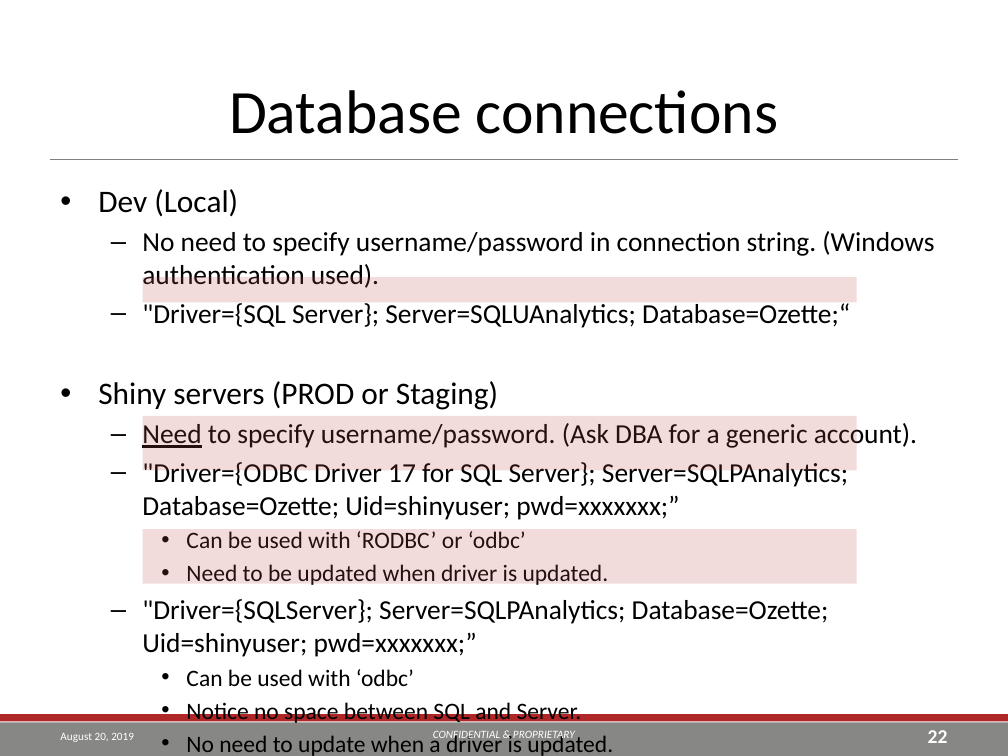
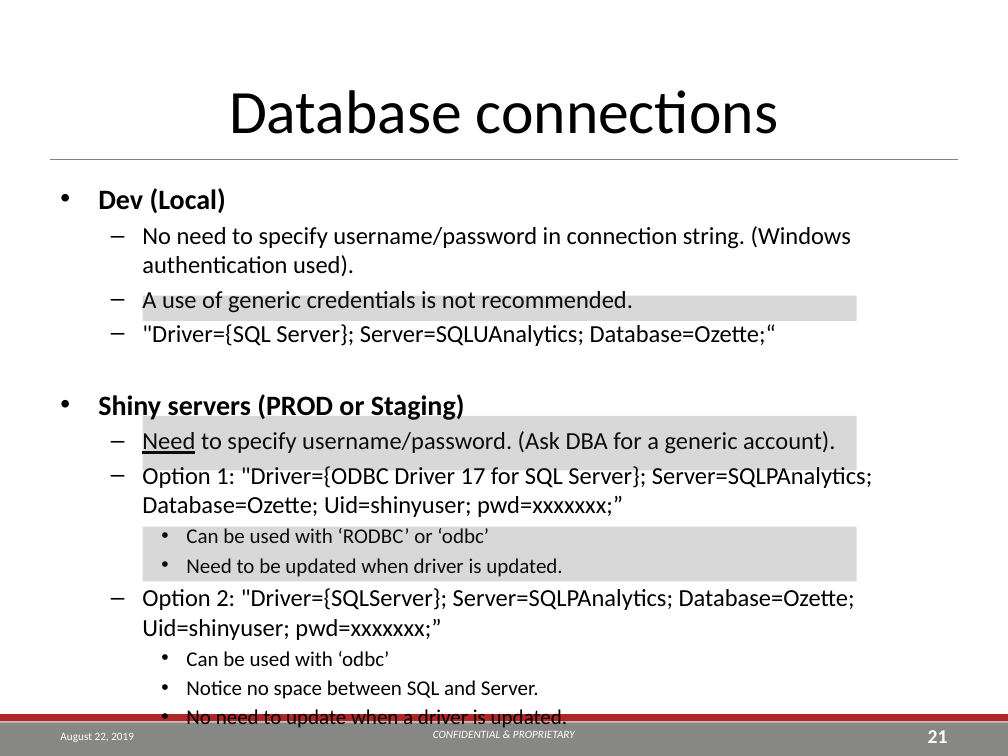
Before and after one commit to TEA-Analytics/ShinyWorkshop, a slide deck: slide 21 of Day 2.pptx (slide 22 before the commit). Drawn at 1008x756 pixels with LibreOffice and Linux fonts; fonts in the diff are those of the drawing; background and template pictures are left out. Boxes give left, top, right and bottom in pixels: in the first picture for what was removed or moved away, otherwise in the second. Text is boxed around its words. In the diff, an @@ line names an element or a change of style, - is before the commit and + after.

```diff
--- a/Day 2.pptx
+++ b/Day 2.pptx
@@ text at [98,188,851,699]: size 22.4 to 20 pt, bold on in "Dev (Local)", "Shiny servers (PROD or Staging)"; size 19.6 to 17.5 pt in "No need to specify username/password in connection ...", ""Driver={SQL Server}; Server=SQLUAnalytics; Database=Ozette; ...", "Need to specify username/password. (Ask DBA for ..."; size 16.8 to 15 pt in "Can be used with ‘RODBC’ or ‘odbc’", "Need to be updated when driver is ...", "Can be used with ‘odbc’", "Notice no space between SQL and Server." and 1 more places @@
@@ text at [142,291,633,312]: paragraph added @@
+  – A use of generic credentials is not recommended.
@@ fill #C0504D at 20% opacity to #404040 at 20% opacity in 3 elements at [143,415,857,470], [143,527,857,582], [143,295,857,321] @@
@@ rectangle: place and size @@
-rectangle at [143,277,857,302]
+rectangle at [143,295,857,321]
@@ text at [142,466,872,517]: text changed; size 19.6 to 17.5 pt @@
-  – "Driver={ODBC Driver 17 for SQL Server}; Server=SQLPAnalytics; Database=Ozette; Uid=shinyuser; pwd=xxxxxxx;”
+  – Option 1: "Driver={ODBC Driver 17 for SQL Server}; Server=SQLPAnalytics; Database=Ozette; Uid=shinyuser; pwd=xxxxxxx;”
@@ text at [142,588,855,640]: text changed; size 19.6 to 17.5 pt @@
-  – "Driver={SQLServer}; Server=SQLPAnalytics; Database=Ozette; Uid=shinyuser; pwd=xxxxxxx;”
+  – Option 2: "Driver={SQLServer}; Server=SQLPAnalytics; Database=Ozette; Uid=shinyuser; pwd=xxxxxxx;”
@@ page number at [928,730,948,743]: text changed @@
-22
+21
```
Also in this commit, not shown: 49 other slides changed, 2 other files.
